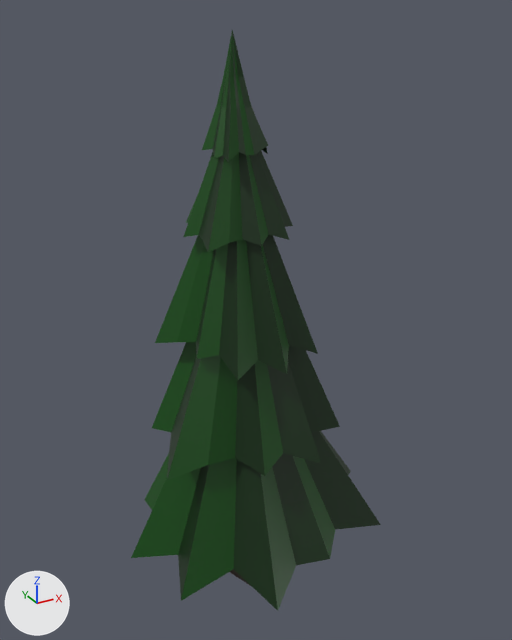
The FBX model Assets/GreyBoxModels/GreyBoxPrefabs/Tree02.fbx: old version first, new version second.
Before and after are seen from a 50 mm lens placed at (-0.0143, -0.0272, 0.0277), pointed at (0.0006, 0.0, 0.0141). The axes (+X, +Y, +Z) are drawn at lower left. The lights are the same throughout. Where no turn or scale is listed for an object, it has been applied to the vertices. Vertices at the same position are counted once.

The first picture shows 'Tree010'.
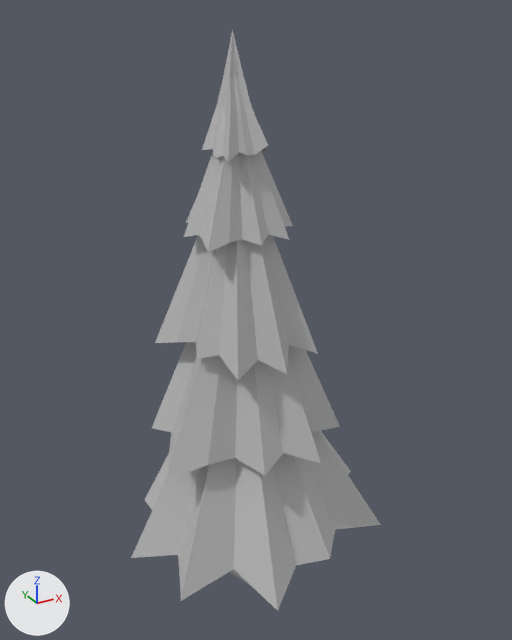
What differs and where, as boxes [x1, y1, x2, y2] in the pictures (512 x 640 px):
part 1 of me_mesh, recoloured
    both: [230, 569, 251, 586]
part 2 of me_mesh, recoloured
    both: [167, 30, 381, 611]
part 3 of me_mesh, recoloured (green to grey)
    both: [131, 31, 335, 609]

The change, as a diff of the scene's bpy script:
```diff
--- a/Assets/GreyBoxModels/GreyBoxPrefabs/Tree02.fbx.py
+++ b/Assets/GreyBoxModels/GreyBoxPrefabs/Tree02.fbx.py
@@ mat_lambert94 @@
+mat_lambert94 = principled_material('lambert94')
+mat_lambert94.base_color = (0.5, 0.5, 0.5)  # grey #bcbcbc
@@ me_mesh @@
 me_mesh.from_pydata(...)  # 392 vertices, 318 faces; spans x -0.0066..0.0066, y -0.0067..0.0067, z -0.0001..0.027
 # used by ob_tree010; location = (0.0, 0.0, 0.0)
-me_mesh.materials.append(mat_greymid02)  # black #414141
-me_mesh.materials.append(mat_greenmed01)  # dark green #005700
+# me_mesh part 1: all 68 faces that had it switch from mat_browndark01 (brown #2f1e16) to mat_lambert94 (grey #bcbcbc)
+# me_mesh part 2: all 75 faces that had it switch from mat_greendarker01 (black #002800) to mat_lambert94 (grey #bcbcbc)
+# me_mesh part 3: all 90 faces that had it switch from mat_greendark01 (dark green #004800) to mat_lambert94 (grey #bcbcbc)
```
